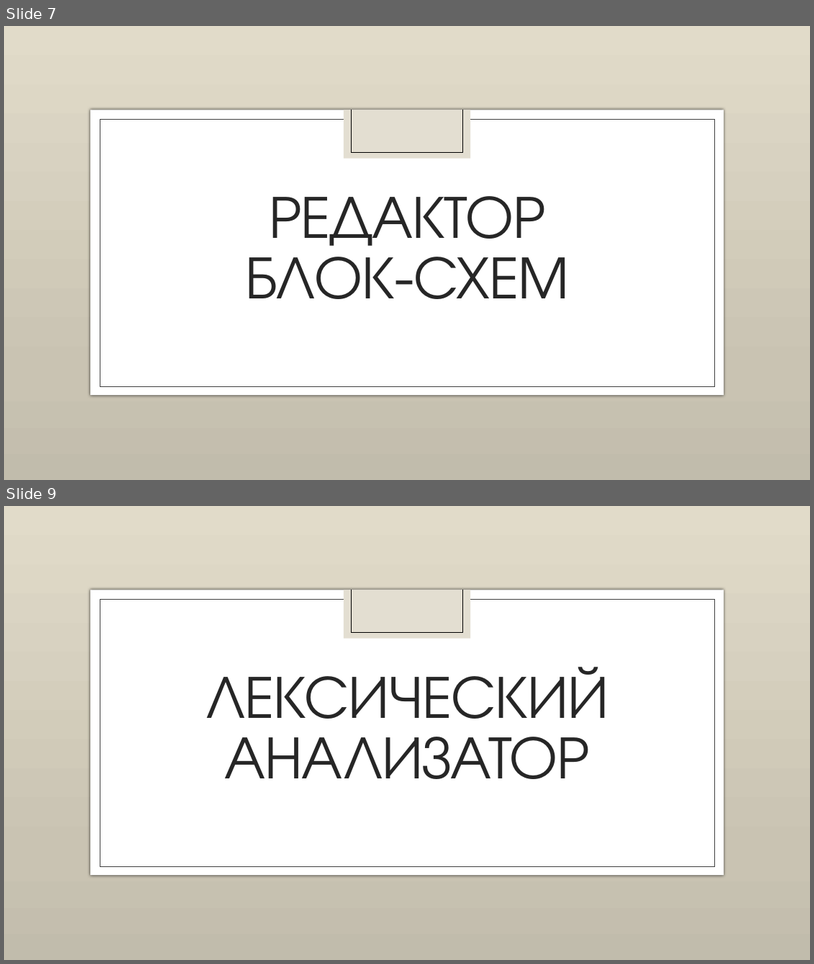
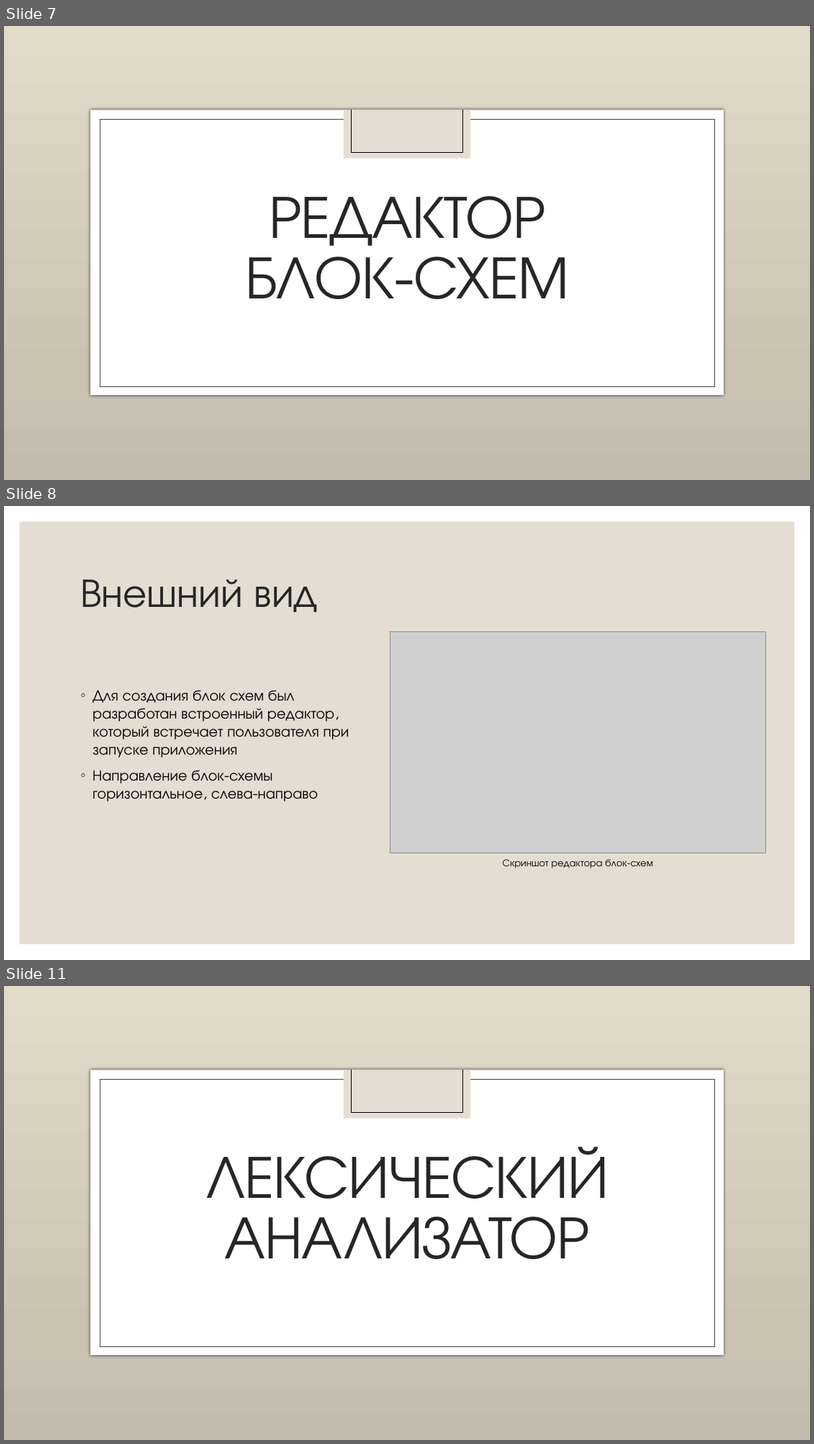
Before and after one commit to NemoNology/Programing-languages-theory, a slide deck: Lab-s/Translator/Presentation.pptx. Shown one above the other, each under a label of ours: slides 7 and 9 before the commit, slides 7, 8 and 11 after it; the slides between them are not shown. The pictures are 814x964 and 814x1444 pixels, drawn with LibreOffice and Linux fonts; fonts in the diff are those of the drawing; grey boxes stand for pictures; background and template pictures are left out. Boxes give left, top, right and bottom in pixels: in the first picture for what was removed or moved away, otherwise in the second. Text is boxed around its words. In the diff, an @@ line names an element or a change of style, - is before the commit and + after.

```diff
--- a/Lab-s/Translator/Presentation.pptx
+++ b/Lab-s/Translator/Presentation.pptx
@@ slide 8 added at bbox=[4, 506, 810, 960], background #FFFFFF @@
@@ rectangle added at bbox=[20, 522, 795, 944], fill #E3DED1 @@
@@ title added at bbox=[80, 579, 317, 612], 48 pt, text #262626 @@
+Внешний вид
@@ picture added at bbox=[391, 632, 766, 853] @@
@@ text added at bbox=[93, 690, 350, 801], 18 pt, text #000000 @@
+◦ Для создания блок схем был разработан встроенный редактор, который встречает пользователя при запуске приложения
+◦ Направление блок-схемы горизонтальное, слева-направо
@@ text added at bbox=[503, 859, 654, 868], 12 pt, text #000000 @@
+Скриншот редактора блок-схем
@@ what was slide 9 is now slide 11 @@
```
Also in this commit, not shown: 8 slides changed, 2 other slides added, 2 slides removed.
